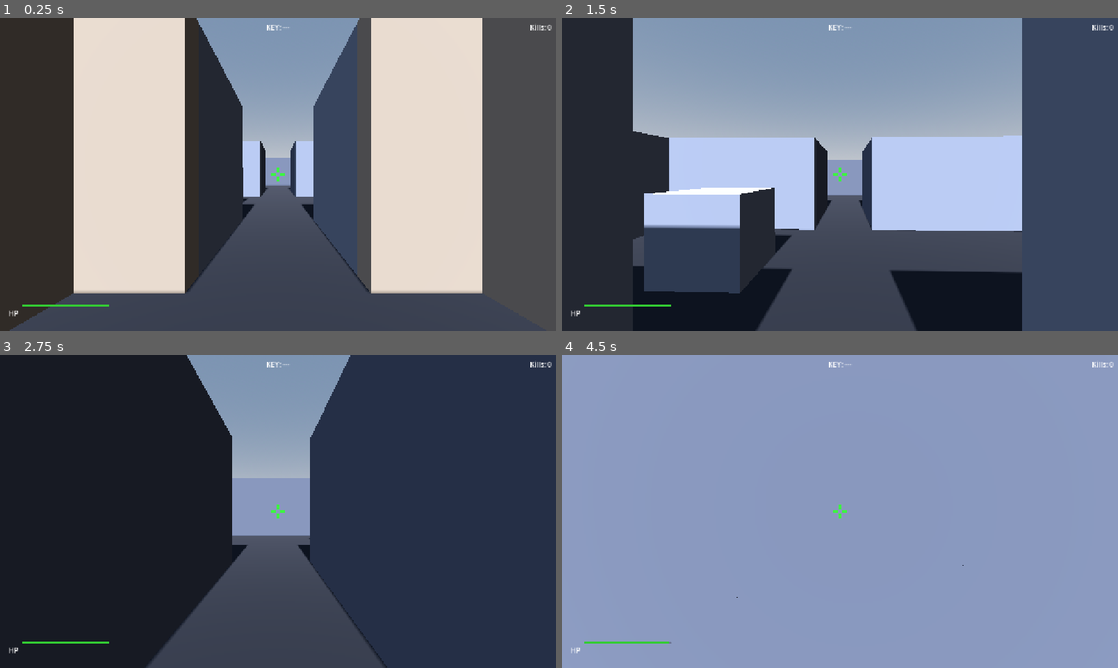
Above: before the commit, frames 1-4 (two rows, left to right).
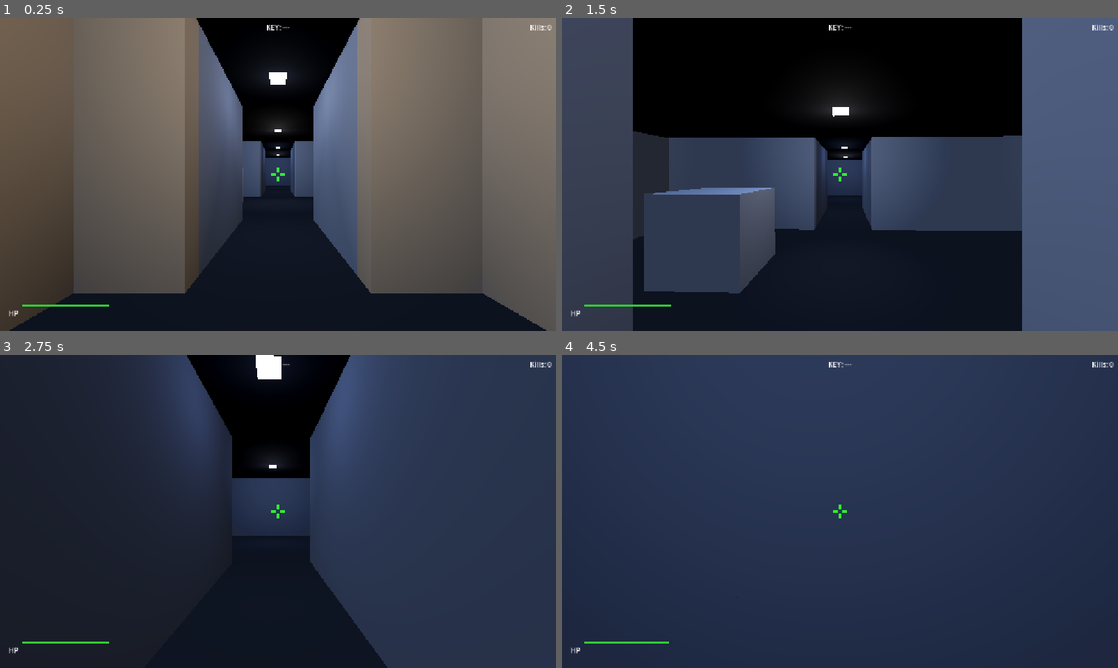
Above: after the commit, the same moments.

Repository: yarlson/hollows
Game: Godot game, scene res://scenes/levels/labyrinth.tscn
The game is run twice, just before and just after one commit, with the same random seed, the same clock (stepped at 60 frames per second) and the same inputs.
Inputs (mouse positions are in pixels of both pictures, inside the frame that each line leads up to):
- Up to frame 1 (0.25 s): no input
- Up to frame 2 (1.5 s): tap Enter at 0.5 s; move the mouse to (867, 174) at 0.52 s; press the mouse at (867, 174) at 0.53 s; hold W (move_forward) from 0.53 s (still down); tap Space (jump) at 0.77 s; move the mouse to (812, 174) at 1.27 s; release the mouse at (812, 174) at 1.28 s; click (812, 174) at 1.35 s
- Up to frame 3 (2.75 s): keep holding W (move_forward); tap Space (jump) at 1.52 s; move the mouse to (289, 505) at 2.02 s; press the mouse at (289, 505) at 2.03 s
- Up to frame 4 (4.5 s): keep holding W (move_forward); move the mouse to (834, 517) at 2.77 s; release the mouse at (834, 517) at 2.78 s; click (834, 517) at 2.85 s; tap Space (jump) at 3.02, 3.77 s; move the mouse to (878, 514) at 3.52 s; press the mouse at (878, 514) at 3.53 s; move the mouse to (795, 508) at 4.27 s; release the mouse at (795, 508) at 4.28 s; click (795, 508) at 4.35 s

The runs differ from the first frame. In frame 1, 89% of the frame differs, in the area x 0-100%, y 0-100%; in frame 2, 81%; in frame 3, 30%; in frame 4, 100%.

Commit message:
Add enclosed ceiling and atmospheric interior lighting system to replace outdoor DirectionalLight with 10 ceiling-mounted OmniLight3D lamps (3 shadow-casting) that create zone-specific pools of light with emissive fixture meshes and color-coded tints (warm spawn, orange combat, cool blue corridors, gold key room, green exit) to reinforce spatial zones and make the labyrinth feel like an enclosed dungeon rather than an open outdoor space

Diff:
--- a/scenes/levels/labyrinth.tscn
+++ b/scenes/levels/labyrinth.tscn
@@ -28,7 +28,7 @@
 background_mode = 2
 sky = SubResource("Sky_1")
 ambient_light_source = 3
-ambient_light_energy = 0.5
+ambient_light_energy = 0.08
 tonemap_mode = 3
 
 [sub_resource type="StandardMaterial3D" id="FloorMaterial"]
@@ -46,13 +46,32 @@
 [sub_resource type="StandardMaterial3D" id="KeyRoomMaterial"]
 albedo_color = Color(0.6, 0.52, 0.35, 1)
 
+[sub_resource type="StandardMaterial3D" id="CeilingMaterial"]
+albedo_color = Color(0.15, 0.15, 0.17, 1)
+
+[sub_resource type="StandardMaterial3D" id="LampMaterial"]
+albedo_color = Color(0.9, 0.9, 0.8, 1)
+emission_enabled = true
+emission = Color(0.9, 0.9, 0.8, 1)
+emission_energy_multiplier = 2.0
+
+[sub_resource type="BoxMesh" id="LampMesh"]
+size = Vector3(0.4, 0.1, 0.4)
+material = SubResource("LampMaterial")
+
+[sub_resource type="StandardMaterial3D" id="ExitLampMaterial"]
+albedo_color = Color(0.6, 0.9, 0.7, 1)
+emission_enabled = true
+emission = Color(0.6, 1.0, 0.7, 1)
+emission_energy_multiplier = 2.0
+
+[sub_resource type="BoxMesh" id="ExitLampMesh"]
+size = Vector3(0.4, 0.1, 0.4)
+material = SubResource("ExitLampMaterial")
+
 [node name="Labyrinth" type="Node3D"]
 script = ExtResource("0_script")
 
-[node name="DirectionalLight3D" type="DirectionalLight3D" parent="."]
-transform = Transform3D(1, 0, 0, 0, 0.707107, 0.707107, 0, -0.707107, 0.707107, 0, 10, 0)
-shadow_enabled = true
-
 [node name="WorldEnvironment" type="WorldEnvironment" parent="."]
 environment = SubResource("Environment_1")
 
@@ -65,6 +84,14 @@
 collision_mask = 0
 size = Vector3(36, 1, 36)
 material = SubResource("FloorMaterial")
+
+[node name="Ceiling" type="CSGBox3D" parent="Geometry"]
+transform = Transform3D(1, 0, 0, 0, 1, 0, 0, 0, 1, 0, 4.5, 12)
+use_collision = true
+collision_layer = 1
+collision_mask = 0
+size = Vector3(36, 1, 36)
+material = SubResource("CeilingMaterial")
 
 [node name="Walls" type="GridMap" parent="Geometry"]
 mesh_library = ExtResource("8_meshlib")
@@ -126,14 +153,137 @@
 size = Vector3(1, 3, 1)
 material = SubResource("NorthMaterial")
 
-[node name="KeyRoomLight" type="OmniLight3D" parent="Geometry"]
-transform = Transform3D(1, 0, 0, 0, 1, 0, 0, 0, 1, 13, 3.5, 0)
+[node name="Lamps" type="Node3D" parent="."]
+
+[node name="SpawnLamp" type="Node3D" parent="Lamps"]
+transform = Transform3D(1, 0, 0, 0, 1, 0, 0, 0, 1, 0, 0, 25)
+
+[node name="Fixture" type="MeshInstance3D" parent="Lamps/SpawnLamp"]
+transform = Transform3D(1, 0, 0, 0, 1, 0, 0, 0, 1, 0, 3.95, 0)
+mesh = SubResource("LampMesh")
+
+[node name="Light" type="OmniLight3D" parent="Lamps/SpawnLamp"]
+transform = Transform3D(1, 0, 0, 0, 1, 0, 0, 0, 1, 0, 3.5, 0)
+light_color = Color(1.0, 0.95, 0.85, 1)
+light_energy = 0.8
+shadow_enabled = true
+omni_range = 6.0
+
+[node name="SouthCorridorLamp" type="Node3D" parent="Lamps"]
+transform = Transform3D(1, 0, 0, 0, 1, 0, 0, 0, 1, 0, 0, 20)
+
+[node name="Fixture" type="MeshInstance3D" parent="Lamps/SouthCorridorLamp"]
+transform = Transform3D(1, 0, 0, 0, 1, 0, 0, 0, 1, 0, 3.95, 0)
+mesh = SubResource("LampMesh")
+
+[node name="Light" type="OmniLight3D" parent="Lamps/SouthCorridorLamp"]
+transform = Transform3D(1, 0, 0, 0, 1, 0, 0, 0, 1, 0, 3.5, 0)
+light_color = Color(0.85, 0.9, 1.0, 1)
+light_energy = 0.5
+omni_range = 5.0
+
+[node name="SouthHallLamp" type="Node3D" parent="Lamps"]
+transform = Transform3D(1, 0, 0, 0, 1, 0, 0, 0, 1, 0, 0, 14)
+
+[node name="Fixture" type="MeshInstance3D" parent="Lamps/SouthHallLamp"]
+transform = Transform3D(1, 0, 0, 0, 1, 0, 0, 0, 1, 0, 3.95, 0)
+mesh = SubResource("LampMesh")
+
+[node name="Light" type="OmniLight3D" parent="Lamps/SouthHallLamp"]
+transform = Transform3D(1, 0, 0, 0, 1, 0, 0, 0, 1, 0, 3.5, 0)
+light_color = Color(0.9, 0.9, 0.9, 1)
+light_energy = 0.7
+shadow_enabled = true
+omni_range = 7.0
+
+[node name="CombatWestLamp" type="Node3D" parent="Lamps"]
+transform = Transform3D(1, 0, 0, 0, 1, 0, 0, 0, 1, -12, 0, 14)
+
+[node name="Fixture" type="MeshInstance3D" parent="Lamps/CombatWestLamp"]
+transform = Transform3D(1, 0, 0, 0, 1, 0, 0, 0, 1, 0, 3.95, 0)
+mesh = SubResource("LampMesh")
+
+[node name="Light" type="OmniLight3D" parent="Lamps/CombatWestLamp"]
+transform = Transform3D(1, 0, 0, 0, 1, 0, 0, 0, 1, 0, 3.5, 0)
+light_color = Color(1.0, 0.8, 0.5, 1)
+light_energy = 0.7
+omni_range = 7.0
+
+[node name="CombatEastLamp" type="Node3D" parent="Lamps"]
+transform = Transform3D(1, 0, 0, 0, 1, 0, 0, 0, 1, 12, 0, 14)
+
+[node name="Fixture" type="MeshInstance3D" parent="Lamps/CombatEastLamp"]
+transform = Transform3D(1, 0, 0, 0, 1, 0, 0, 0, 1, 0, 3.95, 0)
+mesh = SubResource("LampMesh")
+
+[node name="Light" type="OmniLight3D" parent="Lamps/CombatEastLamp"]
+transform = Transform3D(1, 0, 0, 0, 1, 0, 0, 0, 1, 0, 3.5, 0)
+light_color = Color(1.0, 0.8, 0.5, 1)
+light_energy = 0.7
+omni_range = 7.0
+
+[node name="NorthCorridorLamp" type="Node3D" parent="Lamps"]
+transform = Transform3D(1, 0, 0, 0, 1, 0, 0, 0, 1, 0, 0, 7)
+
+[node name="Fixture" type="MeshInstance3D" parent="Lamps/NorthCorridorLamp"]
+transform = Transform3D(1, 0, 0, 0, 1, 0, 0, 0, 1, 0, 3.95, 0)
+mesh = SubResource("LampMesh")
+
+[node name="Light" type="OmniLight3D" parent="Lamps/NorthCorridorLamp"]
+transform = Transform3D(1, 0, 0, 0, 1, 0, 0, 0, 1, 0, 3.5, 0)
+light_color = Color(0.7, 0.8, 1.0, 1)
+light_energy = 0.4
+omni_range = 5.0
+
+[node name="NorthHallLamp" type="Node3D" parent="Lamps"]
+transform = Transform3D(1, 0, 0, 0, 1, 0, 0, 0, 1, 0, 0, 0)
+
+[node name="Fixture" type="MeshInstance3D" parent="Lamps/NorthHallLamp"]
+transform = Transform3D(1, 0, 0, 0, 1, 0, 0, 0, 1, 0, 3.95, 0)
+mesh = SubResource("LampMesh")
+
+[node name="Light" type="OmniLight3D" parent="Lamps/NorthHallLamp"]
+transform = Transform3D(1, 0, 0, 0, 1, 0, 0, 0, 1, 0, 3.5, 0)
+light_color = Color(0.8, 0.85, 0.95, 1)
+light_energy = 0.6
+shadow_enabled = true
+omni_range = 7.0
+
+[node name="NWCorridorLamp" type="Node3D" parent="Lamps"]
+transform = Transform3D(1, 0, 0, 0, 1, 0, 0, 0, 1, -10, 0, 1)
+
+[node name="Fixture" type="MeshInstance3D" parent="Lamps/NWCorridorLamp"]
+transform = Transform3D(1, 0, 0, 0, 1, 0, 0, 0, 1, 0, 3.95, 0)
+mesh = SubResource("LampMesh")
+
+[node name="Light" type="OmniLight3D" parent="Lamps/NWCorridorLamp"]
+transform = Transform3D(1, 0, 0, 0, 1, 0, 0, 0, 1, 0, 3.5, 0)
+light_color = Color(0.9, 0.85, 0.7, 1)
+light_energy = 0.4
+omni_range = 5.0
+
+[node name="KeyRoomLamp" type="Node3D" parent="Lamps"]
+transform = Transform3D(1, 0, 0, 0, 1, 0, 0, 0, 1, 13, 0, 0)
+
+[node name="Fixture" type="MeshInstance3D" parent="Lamps/KeyRoomLamp"]
+transform = Transform3D(1, 0, 0, 0, 1, 0, 0, 0, 1, 0, 3.95, 0)
+mesh = SubResource("LampMesh")
+
+[node name="Light" type="OmniLight3D" parent="Lamps/KeyRoomLamp"]
+transform = Transform3D(1, 0, 0, 0, 1, 0, 0, 0, 1, 0, 3.5, 0)
 light_color = Color(1.0, 0.9, 0.6, 1)
 light_energy = 0.6
 omni_range = 8.0
 
-[node name="ExitLight" type="OmniLight3D" parent="Geometry"]
-transform = Transform3D(1, 0, 0, 0, 1, 0, 0, 0, 1, -14, 3.5, 1)
+[node name="ExitLamp" type="Node3D" parent="Lamps"]
+transform = Transform3D(1, 0, 0, 0, 1, 0, 0, 0, 1, -14, 0, 1)
+
+[node name="Fixture" type="MeshInstance3D" parent="Lamps/ExitLamp"]
+transform = Transform3D(1, 0, 0, 0, 1, 0, 0, 0, 1, 0, 3.95, 0)
+mesh = SubResource("ExitLampMesh")
+
+[node name="Light" type="OmniLight3D" parent="Lamps/ExitLamp"]
+transform = Transform3D(1, 0, 0, 0, 1, 0, 0, 0, 1, 0, 3.5, 0)
 light_color = Color(0.6, 1.0, 0.7, 1)
 light_energy = 0.6
 omni_range = 8.0
Not shown: 1 places in scenes/levels/labyrinth.tscn that only renumber resources
Not shown, changed: docs/context/practices.md
Not shown, changed: docs/context/summary.md
